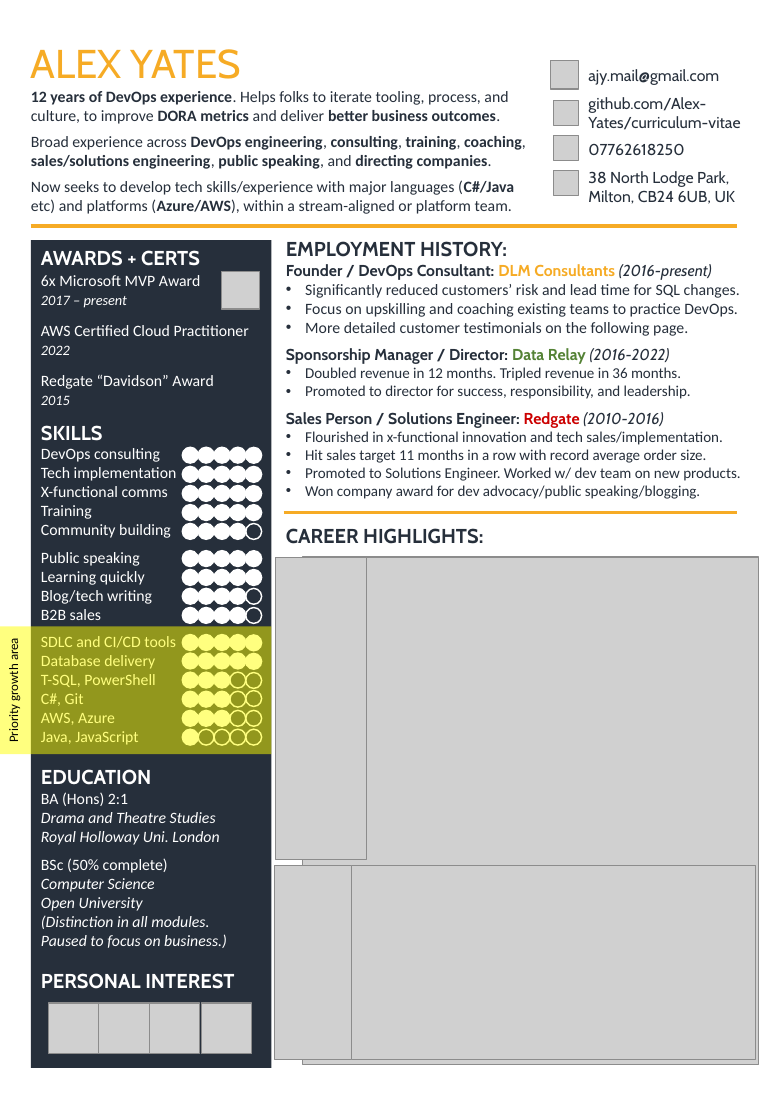
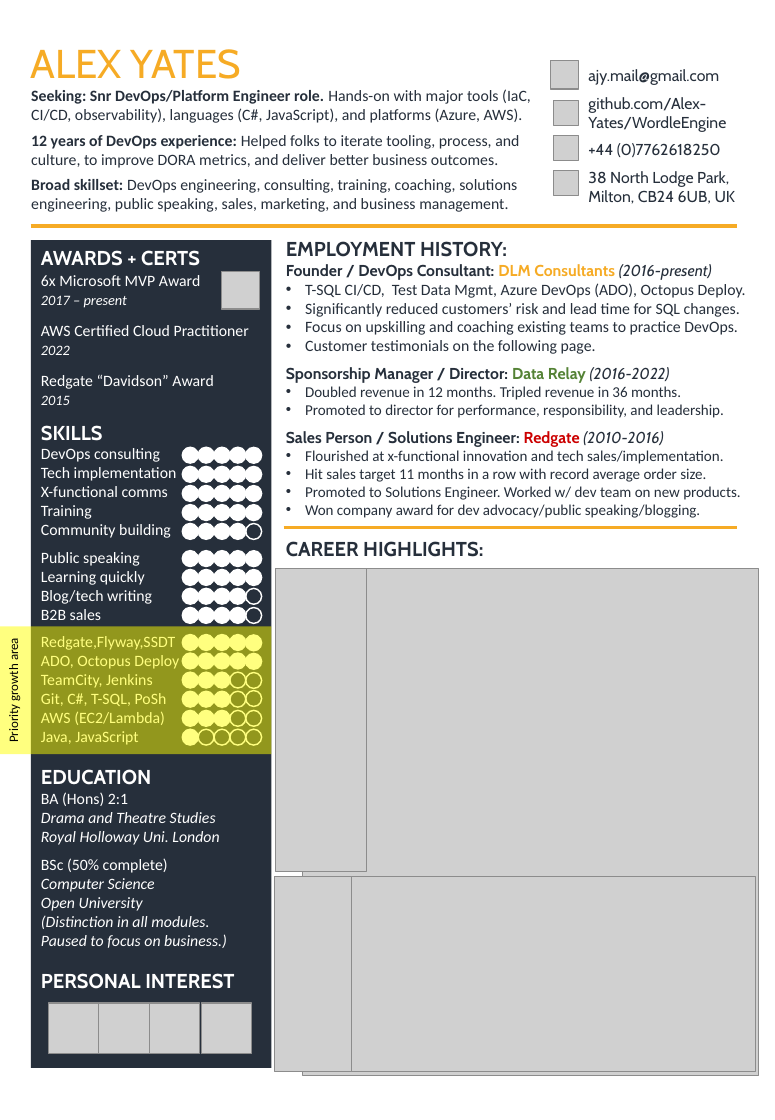
Before and after one commit to Alex-Yates/curriculum-vitae, a slide deck: slide 1 of src/CV_AlexYates_EMEA.pptx. Drawn at 775x1120 pixels with LibreOffice and Linux fonts; fonts in the diff are those of the drawing; grey boxes stand for pictures. Boxes give left, top, right and bottom in pixels: in the first picture for what was removed or moved away, otherwise in the second. Text is boxed around its words. In the diff, an @@ line names an element or a change of style, - is before the commit and + after.

Commit message:
Updated following feedback from Ben

```diff
--- a/src/CV_AlexYates_EMEA.pptx
+++ b/src/CV_AlexYates_EMEA.pptx
@@ text at (x1=31, y1=89, x2=531, y2=212): text changed @@
-12 years of DevOps experience. Helps folks to iterate tooling, process, and culture, to improve DORA metrics and deliver better business outcomes.
-Broad experience across DevOps engineering, consulting, training, coaching, sales/solutions engineering, public speaking, and directing companies.
-Now seeks to develop tech skills/experience with major languages (C#/Java etc) and platforms (Azure/AWS), within a stream-aligned or platform team.
+Seeking: Snr DevOps/Platform Engineer role. Hands-on with major tools (IaC, CI/CD, observability), languages (C#, JavaScript), and platforms (Azure, AWS).
+12 years of DevOps experience: Helped folks to iterate tooling, process, and culture, to improve DORA metrics, and deliver better business outcomes.
+Broad skillset: DevOps engineering, consulting, training, coaching, solutions engineering, public speaking, sales, marketing, and business management.
@@ text at (x1=588, y1=97, x2=726, y2=157): text changed @@
-github.com/Alex-Yates/curriculum-vitae
-07762618250
+github.com/Alex-Yates/WordleEngine
++44 (0)7762618250
@@ text at (x1=305, y1=283, x2=746, y2=298): paragraph added @@
+• T-SQL CI/CD, Test Data Mgmt, Azure DevOps (ADO), Octopus Deploy.
@@ text at (x1=305, y1=340, x2=596, y2=354): text changed @@
-• More detailed customer testimonials on the following page.
+• Customer testimonials on the following page.
@@ text at (x1=305, y1=404, x2=724, y2=418): text changed @@
-• Promoted to director for success, responsibility, and leadership.
+• Promoted to director for performance, responsibility, and leadership.
@@ text at (x1=305, y1=450, x2=724, y2=464): text changed @@
-• Flourished in x-functional innovation and tech sales/implementation.
+• Flourished at x-functional innovation and tech sales/implementation.
@@ line moved from (284, 513) - (737, 513) to (284, 528) - (737, 528) @@
@@ text in rectangle at (x1=41, y1=636, x2=179, y2=725): text changed @@
-SDLC and CI/CD tools
-Database delivery
-T-SQL, PowerShell
-C#, Git
-AWS, Azure
+Redgate,Flyway,SSDT
+ADO, Octopus Deploy
+TeamCity, Jenkins
+Git, C#, T-SQL, PoSh
+AWS (EC2/Lambda)
@@ 4 pictures moved together from (x1=275, y1=557, x2=758, y2=1064) to (x1=275, y1=568, x2=758, y2=1076) @@
```
Also in this commit, not shown: 3 other files.
